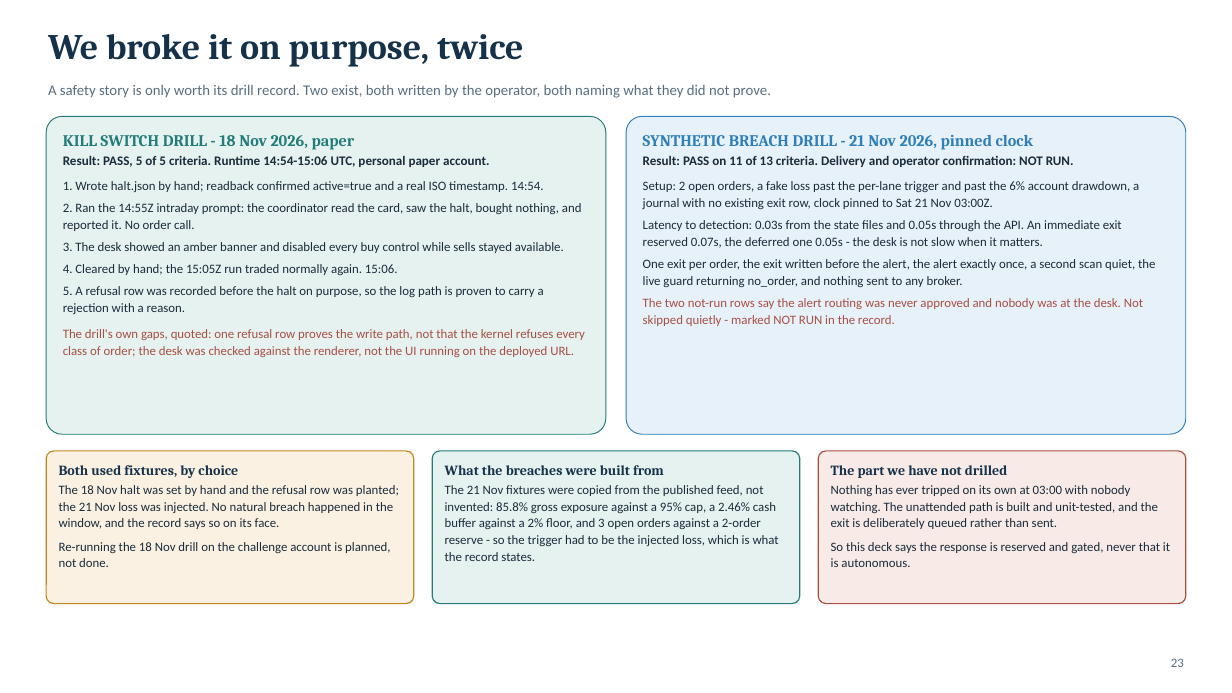
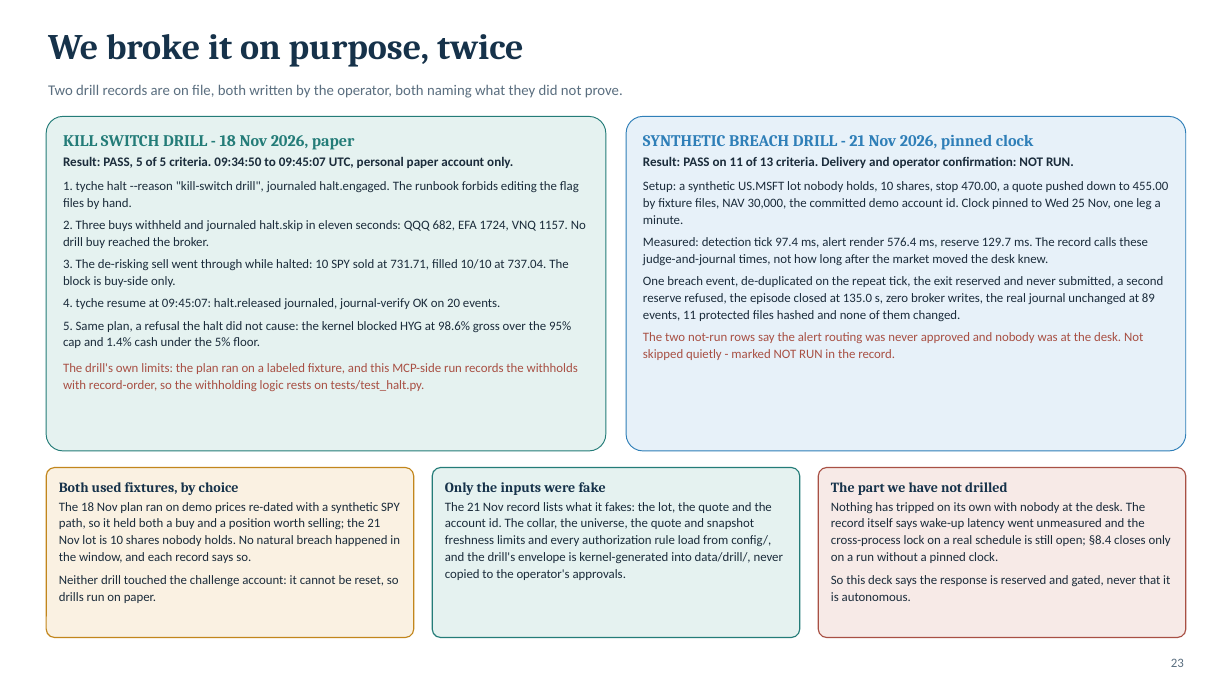
Before and after one commit to aloisohzh/tyche, a slide deck: slide 23 of docs/competition/deck/tyche-competition-deck.pptx. Drawn at 1232x693 pixels with LibreOffice and Linux fonts; fonts in the diff are those of the drawing. Boxes give left, top, right and bottom in pixels: in the first picture for what was removed or moved away, otherwise in the second. Text is boxed around its words. In the diff, an @@ line names an element or a change of style, - is before the commit and + after.

Commit message:
Competition deck: correct every claim main invalidated
Rebasing onto main moved several of the deck's facts. This re-sources each
one against the files a judge can actually open: the cap sum (55% today, 75%
all-on), the freeze suite's 22 tests, the switch file's PB-007 retirement,
the 24 Nov exit-now path, and the results slides, which now quote the
committed feed snapshot rather than an untracked run directory.

Also marks the deck's own provenance in the file metadata as Qoder-generated.

```diff
--- a/docs/competition/deck/tyche-competition-deck.pptx
+++ b/docs/competition/deck/tyche-competition-deck.pptx
@@ text at [48,84,623,98]: text changed @@
-A safety story is only worth its drill record. Two exist, both written by the operator, both naming what they did not prove.
+Two drill records are on file, both written by the operator, both naming what they did not prove.
@@ rounded rectangle "KILL SWITCH DRILL - 18 ...": place and size @@
-rounded rectangle "KILL SWITCH DRILL - 18 ..." at [46,116,606,434]
+rounded rectangle "KILL SWITCH DRILL - 18 ..." at [46,116,606,451]
@@ rounded rectangle "SYNTHETIC BREACH DRILL - 21 ...": place and size @@
-rounded rectangle "SYNTHETIC BREACH DRILL - 21 ..." at [627,116,1187,434]
+rounded rectangle "SYNTHETIC BREACH DRILL - 21 ..." at [627,116,1187,451]
@@ text in rounded rectangle at [63,157,586,391]: text changed @@
-Result: PASS, 5 of 5 criteria. Runtime 14:54-15:06 UTC, personal paper account.
-1. Wrote halt.json by hand; readback confirmed active=true and a real ISO timestamp. 14:54.
-2. Ran the 14:55Z intraday prompt: the coordinator read the card, saw the halt, bought nothing, and reported it. No order call.
-3. The desk showed an amber banner and disabled every buy control while sells stayed available.
-4. Cleared by hand; the 15:05Z run traded normally again. 15:06.
-5. A refusal row was recorded before the halt on purpose, so the log path is proven to carry a rejection with a reason.
-The drill's own gaps, quoted: one refusal row proves the write path, not that the kernel refuses every class of order; the desk was checked against the renderer, not the UI running on the deployed URL.
+Result: PASS, 5 of 5 criteria. 09:34:50 to 09:45:07 UTC, personal paper account only.
+1. tyche halt --reason "kill-switch drill", journaled halt.engaged. The runbook forbids editing the flag files by hand.
+2. Three buys withheld and journaled halt.skip in eleven seconds: QQQ 682, EFA 1724, VNQ 1157. No drill buy reached the broker.
+3. The de-risking sell went through while halted: 10 SPY sold at 731.71, filled 10/10 at 737.04. The block is buy-side only.
+4. tyche resume at 09:45:07: halt.released journaled, journal-verify OK on 20 events.
+5. Same plan, a refusal the halt did not cause: the kernel blocked HYG at 98.6% gross over the 95% cap and 1.4% cash under the 5% floor.
+The drill's own limits: the plan ran on a labeled fixture, and this MCP-side run records the withholds with record-order, so the withholding logic rests on tests/test_halt.py.
@@ text in rounded rectangle at [643,181,1169,321]: text changed @@
-Setup: 2 open orders, a fake loss past the per-lane trigger and past the 6% account drawdown, a journal with no existing exit row, clock pinned to Sat 21 Nov 03:00Z.
-Latency to detection: 0.03s from the state files and 0.05s through the API. An immediate exit reserved 0.07s, the deferred one 0.05s - the desk is not slow when it matters.
-One exit per order, the exit written before the alert, the alert exactly once, a second scan quiet, the live guard returning no_order, and nothing sent to any broker.
+Setup: a synthetic US.MSFT lot nobody holds, 10 shares, stop 470.00, a quote pushed down to 455.00 by fixture files, NAV 30,000, the committed demo account id. Clock pinned to Wed 25 Nov, one leg a minute.
+Measured: detection tick 97.4 ms, alert render 576.4 ms, reserve 129.7 ms. The record calls these judge-and-journal times, not how long after the market moved the desk knew.
+One breach event, de-duplicated on the repeat tick, the exit reserved and never submitted, a second reserve refused, the episode closed at 135.0 s, zero broker writes, the real journal unchanged at 89 events, 11 protected files hashed and none of them changed.
@@ rounded rectangle "Both used fixtures, by choice": place and size @@
-rounded rectangle "Both used fixtures, by choice" at [46,451,414,604]
+rounded rectangle "Both used fixtures, by choice" at [46,468,414,638]
@@ rounded rectangle "Only the inputs were fake": place and size @@
-rounded rectangle "Only the inputs were fake" at [433,451,800,604]
+rounded rectangle "Only the inputs were fake" at [433,468,800,638]
@@ rounded rectangle "The part we have not ...": place and size @@
-rounded rectangle "The part we have not ..." at [819,451,1187,604]
+rounded rectangle "The part we have not ..." at [819,468,1187,638]
@@ text in rounded rectangle at [59,502,400,603]: text changed @@
-The 18 Nov halt was set by hand and the refusal row was planted; the 21 Nov loss was injected. No natural breach happened in the window, and the record says so on its face.
-Re-running the 18 Nov drill on the challenge account is planned, not done.
+The 18 Nov plan ran on demo prices re-dated with a synthetic SPY path, so it held both a buy and a position worth selling; the 21 Nov lot is 10 shares nobody holds. No natural breach happened in the window, and each record says so.
+Neither drill touched the challenge account: it cannot be reset, so drills run on paper.
@@ text in rounded rectangle at [445,482,783,580]: text changed @@
-What the breaches were built from
-The 21 Nov fixtures were copied from the published feed, not invented: 85.8% gross exposure against a 95% cap, a 2.46% cash buffer against a 2% floor, and 3 open orders against a 2-order reserve - so the trigger had to be the injected loss, which is what the record states.
+Only the inputs were fake
+The 21 Nov record lists what it fakes: the lot, the quote and the account id. The collar, the universe, the quote and snapshot freshness limits and every authorization rule load from config/, and the drill's envelope is kernel-generated into data/drill/, never copied to the operator's approvals.
@@ text in rounded rectangle at [831,502,1171,563]: text changed @@
-Nothing has ever tripped on its own at 03:00 with nobody watching. The unattended path is built and unit-tested, and the exit is deliberately queued rather than sent.
+Nothing has tripped on its own with nobody at the desk. The record itself says wake-up latency went unmeasured and the cross-process lock on a real schedule is still open; §8.4 closes only on a run without a pinned clock.
```
Also in this commit, not shown: 29 other slides changed, 1 other file.
